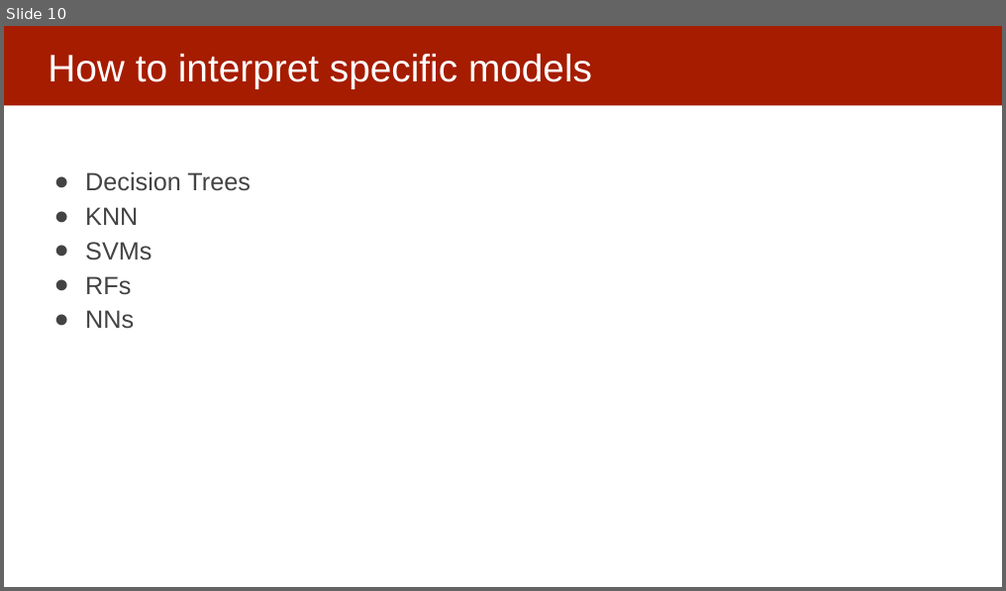
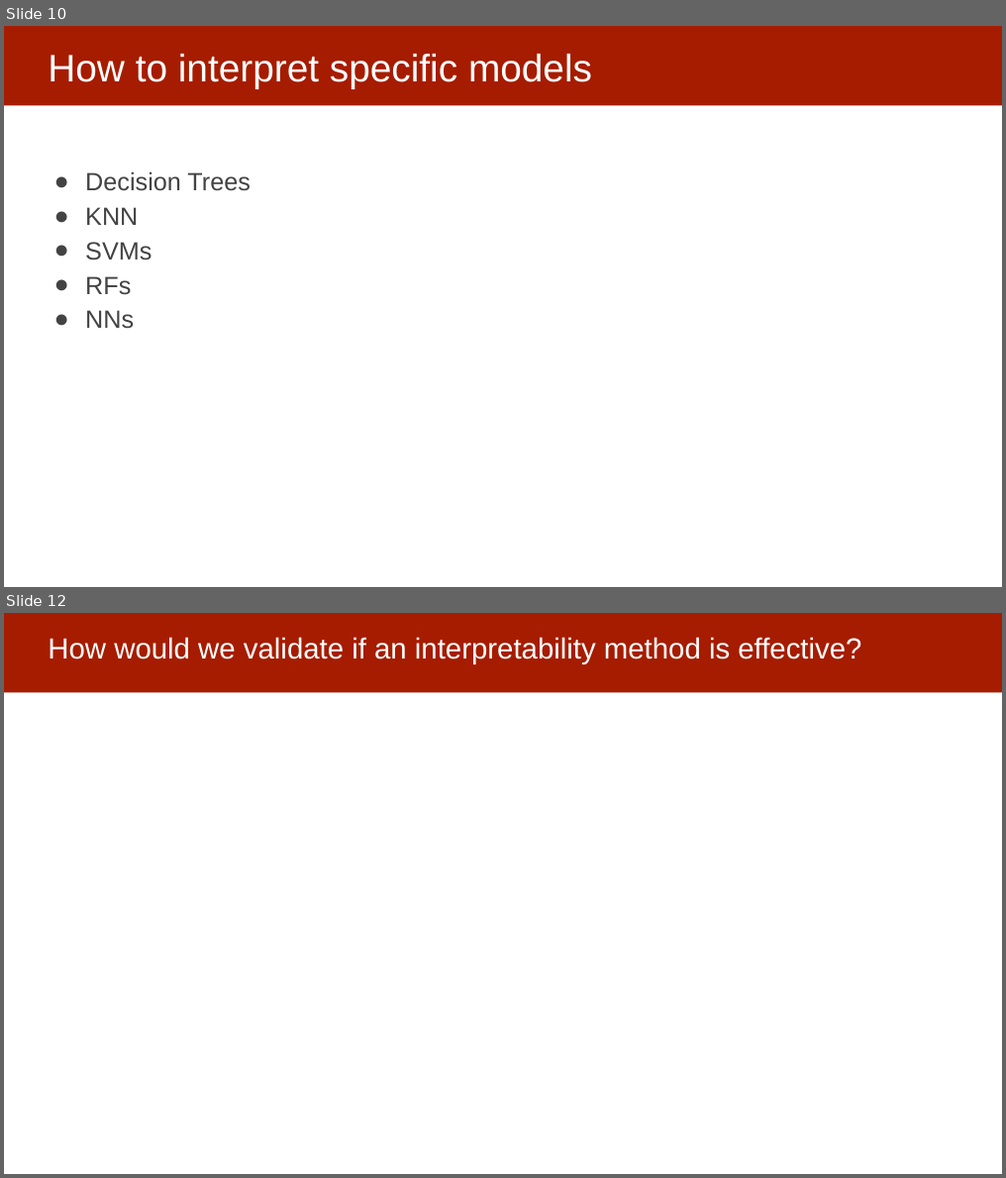
Before and after one commit to dssg/MLinPractice, a slide deck: Lectures/Lecture13-InterpretabilityOverview.pptx. Shown one above the other, each under a label of ours: slide 10 before the commit, slides 10 and 12 after it; the slides between them are not shown. The pictures are 1006x591 and 1006x1178 pixels, drawn with LibreOffice and Linux fonts; fonts in the diff are those of the drawing. Boxes give left, top, right and bottom in pixels: in the first picture for what was removed or moved away, otherwise in the second. Text is boxed around its words. In the diff, an @@ line names an element or a change of style, - is before the commit and + after.

Commit message:
updated interpretability

```diff
--- a/Lectures/Lecture13-InterpretabilityOverview.pptx
+++ b/Lectures/Lecture13-InterpretabilityOverview.pptx
@@ slide 12 added at box(4, 613, 1002, 1174), background #FFFFFF; not listed: 1 template element that a slide beside it also shows @@
@@ title added at box(48, 637, 861, 664), 28 pt, text #FFFFFF @@
+How would we validate if an interpretability method is effective?
```
Also in this commit, not shown: 1 slide changed, 1 other slide added.
